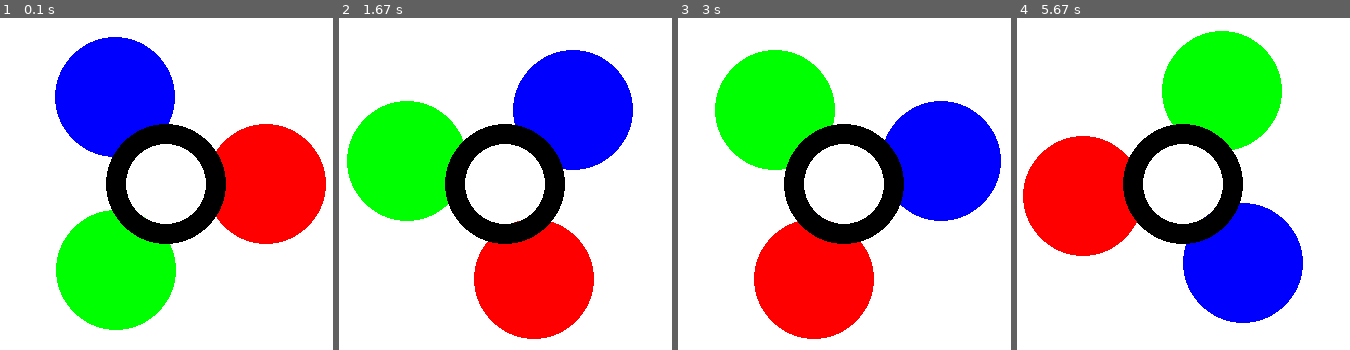
Above: before the commit, frames 1-4 (left to right).
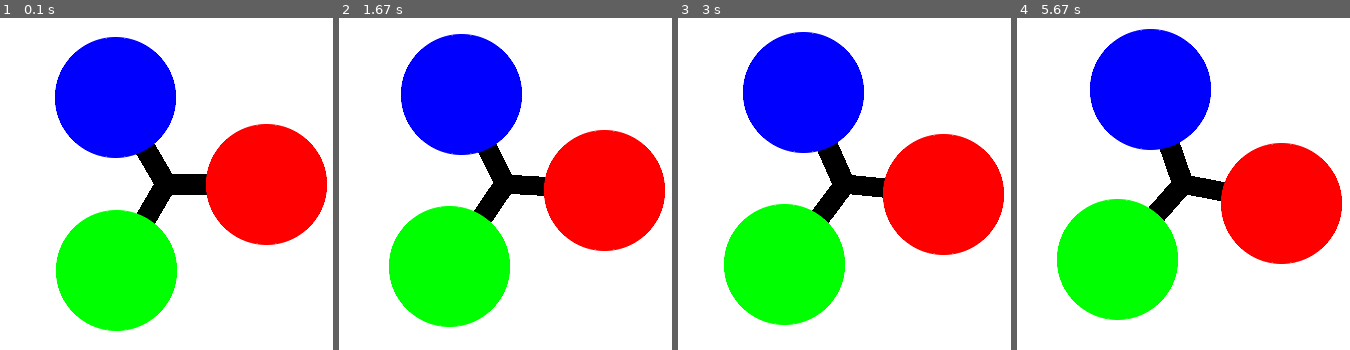
Above: after the commit, the same moments.

Repository: thatvideoshopguy/fidget-spinner-game
Game: pygame game, started from app/pygame_version.py
The game is run twice, just before and just after one commit, with the same random seed, the same clock (stepped at 60 frames per second) and the same inputs.
Inputs:
- Up to frame 1 (0.1 s): no input
- Up to frame 2 (1.67 s): tap Space at 0.33, 0.73, 1.03, 1.23, 1.57 s
- Up to frame 3 (3 s): tap Space at 1.87, 2.07, 2.37, 2.63, 2.97 s
- Up to frame 4 (5.67 s): tap Space at 3.27, 3.4, 3.8, 4.1, 4.47, 4.87, 5.17, 5.37 s

The runs differ from the first frame. In frame 1, 8.5% of the frame differs, in the area x 16-99%, y 5-95%; in frame 2, 58%, in the area x 2-98%, y 4-97%; in frame 3, 46%; in frame 4, 56%.

Commit message:
added anti-aliasing & improved  acceleration

Diff:
--- a/app/config.py
+++ b/app/config.py
@@ -13,4 +13,11 @@
     "backward_distance": 100,
     "spinner_angle": 120,
     "line_width": 20,
+    "red": (255, 0, 0),
+    "green": (0, 255, 0),
+    "blue": (0, 0, 255),
+    "black": (0, 0, 0),
+    "white": (255, 255, 255),
+    "flick_acceleration_increment": 0.1,
+    "flick_deceleration_increment": 0.1,
 }
--- a/app/pygame_version.py
+++ b/app/pygame_version.py
@@ -10,79 +10,121 @@
 import sys
 import math
 import pygame
+import pygame.gfxdraw
 from app.config import config
 
-# Define customizable properties
-WINDOW_SIZE = config["window_width"]
-DOT_SIZE = config["spinner_dot_size"]
-LINE_WIDTH = config["line_width"]
-SPIN_INCREMENT = config["flick_turns_increment"]
-ANIMATION_DELAY = config["animation_interval"]
 
-# Initialize PyGame
-pygame.init()
+class FidgetSpinnerGame:
+    """A fidget spinner game.
 
-# Set up the PyGame window
-screen = pygame.display.set_mode((WINDOW_SIZE, WINDOW_SIZE))
-pygame.display.set_caption("Spinning Animation")
+    The player can flick the spinner by pressing the space bar.
 
-# Set initial state
-state = {"turn": 0}
+    Attributes:
+        state (dict): The game state.
+        colors (list): The colors of the spinner.
+        screen (Screen): The screen object.
+    """
 
-# Define colors
-RED = (255, 0, 0)
-GREEN = (0, 255, 0)
-BLUE = (0, 0, 255)
-BLACK = (0, 0, 0)
-WHITE = (255, 255, 255)
-colors = [RED, GREEN, BLUE]
+    def __init__(self):
+        """Initialize the game and create a PyGame window."""
+        self.state = {
+            "rotation_angle": 0,
+            "rotation_direction": 0,
+            "rotation_acceleration": 0,
+        }
+        self.colors = [config["red"], config["green"], config["blue"]]
 
+        pygame.init()
+        self.screen = pygame.display.set_mode(
+            (config["window_width"], config["window_width"])
+        )
 
-def draw_spinner(surface, angle):
-    """Draws the fidget spinner.
+        pygame.display.set_caption("Spinning Animation")
 
-    Args:
-        screen (pygame.Surface): The PyGame screen.
-        angle (int): The angle of the spinner.
-    """
-    surface.fill(WHITE)
+    def draw_spinner(self, angle):
+        """Draws the fidget spinner.
 
-    for i, color in enumerate(colors):
-        x_axis = int(WINDOW_SIZE / 2 + 100 * math.cos(math.radians(angle + i * 120)))
-        y_axis = int(WINDOW_SIZE / 2 + 100 * math.sin(math.radians(angle + i * 120)))
-        pygame.draw.circle(screen, color, (x_axis, y_axis), DOT_SIZE // 2)
+        Args:
+            angle (int): The angle of the spinner.
+        """
+        self.screen.fill(config["white"])
 
-    pygame.draw.circle(
-        surface, BLACK, (WINDOW_SIZE // 2, WINDOW_SIZE // 2), DOT_SIZE // 2, LINE_WIDTH
-    )
+        center_x = config["window_width"] // 2
+        center_y = config["window_width"] // 2
+        line_width_half = config["line_width"] // 2
+
+        for i, color in zip(range(0, 360, 120), self.colors):
+            x_axis = int(center_x + 100 * math.cos(math.radians(angle + i)))
+            y_axis = int(center_y + 100 * math.sin(math.radians(angle + i)))
+
+            direction_x = x_axis - center_x
+            direction_y = y_axis - center_y
+            dist = math.sqrt(direction_x * direction_x + direction_y * direction_y)
+            direction_x /= dist
+            direction_y /= dist
+
+            offset_x = line_width_half * direction_y
+            offset_y = line_width_half * direction_x
+
+            pygame.gfxdraw.filled_polygon(
+                self.screen,
+                [
+                    (center_x - offset_x, center_y + offset_y),
+                    (center_x + offset_x, center_y - offset_y),
+                    (x_axis + offset_x, y_axis - offset_y),
+                    (x_axis - offset_x, y_axis + offset_y),
+                ],
+                config["black"],
+            )
+
+            radius = config["spinner_dot_size"] // 2
+            pygame.gfxdraw.filled_circle(self.screen, x_axis, y_axis, radius, color)
+            pygame.gfxdraw.aaellipse(self.screen, x_axis, y_axis, radius, radius, color)
+
+    def update_game_state(self):
+        """Updates the game state."""
+        keys = pygame.key.get_pressed()
+
+        if keys[pygame.K_SPACE]:
+            self.state["rotation_acceleration"] += config[
+                "flick_acceleration_increment"
+            ]
+            self.state["rotation_direction"] = (
+                1 if self.state["rotation_acceleration"] >= 0 else -1
+            )
+        else:
+            self.state["rotation_acceleration"] -= config[
+                "flick_deceleration_increment"
+            ]
+            if self.state["rotation_acceleration"] < 0:
+                self.state["rotation_acceleration"] = 0
+
+        self.state["rotation_angle"] += (
+            self.state["rotation_direction"] * self.state["rotation_acceleration"]
+        )
+
+    def run(self):
+        """Runs the PyGame version of the fidget spinner animation."""
+        clock = pygame.time.Clock()
+
+        while True:
+            for event in pygame.event.get():
+                if event.type == pygame.QUIT:
+                    pygame.quit()
+                    sys.exit()
+
+            self.update_game_state()
+            self.draw_spinner(self.state["rotation_angle"])
+
+            pygame.display.flip()
+            clock.tick(1000 // config["animation_interval"])
 
 
 def main():
-    """Runs the PyGame version of the fidget spinner animation."""
-    clock = pygame.time.Clock()
-
-    while True:
-        for event in pygame.event.get():
-            if event.type == pygame.QUIT:
-                pygame.quit()
-                sys.exit()
-
-        keys = pygame.key.get_pressed()
-        if keys[pygame.K_SPACE]:
-            state["turn"] += SPIN_INCREMENT
-
-        if state["turn"] > 0:
-            state["turn"] -= 1
-
-        draw_spinner(screen, state["turn"])
-
-        pygame.display.flip()
-        clock.tick(1000 // ANIMATION_DELAY)
+    """The main function."""
+    fidget_spinner_game = FidgetSpinnerGame()
+    fidget_spinner_game.run()
 
 
 if __name__ == "__main__":
     main()
-
-
-if __name__ == "__main__":
-    main()
